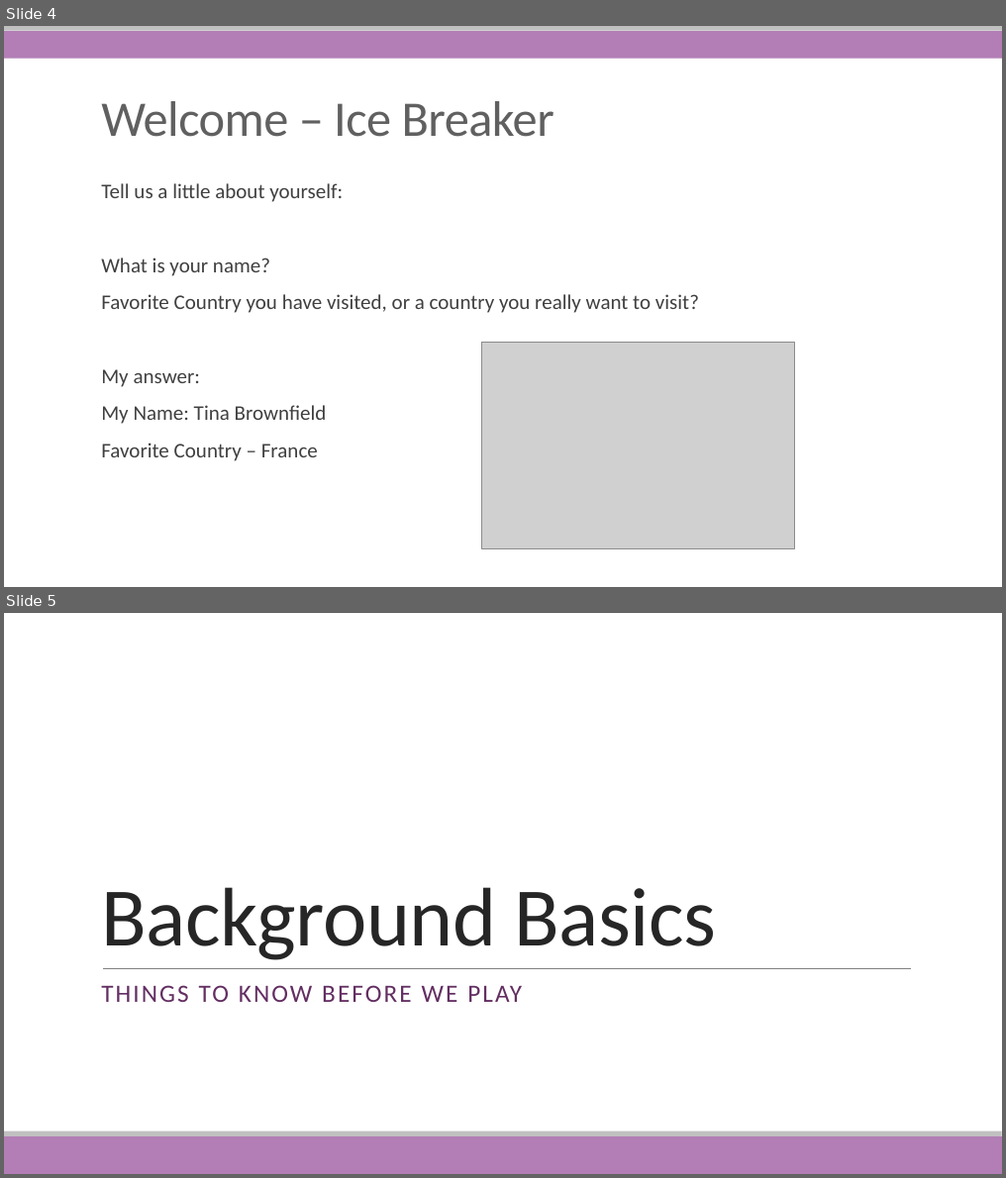
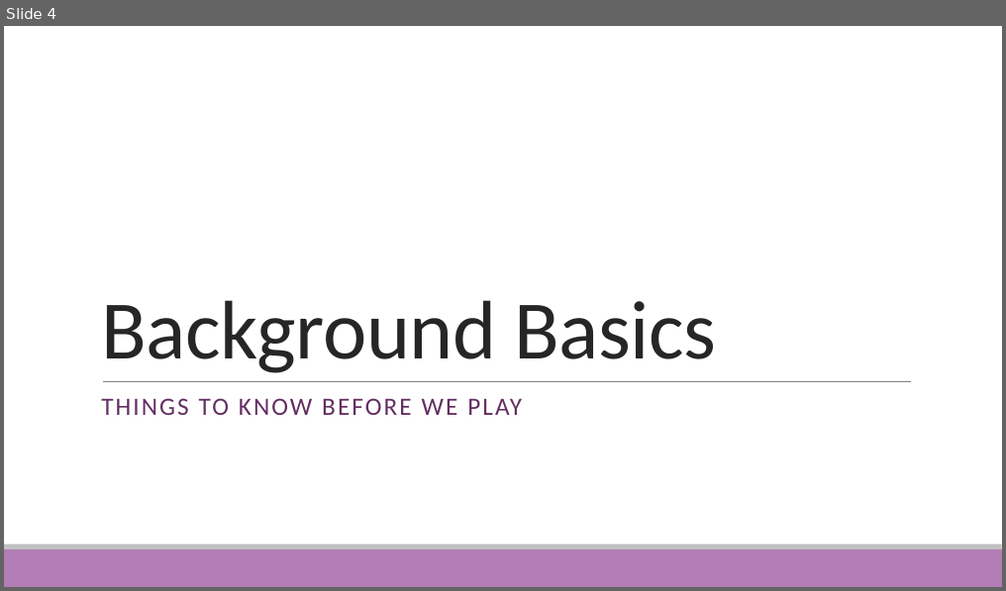
Before and after one commit to She-Codes-Now/Intro-to-SQL, a slide deck: Intro-SQL-SheCodesNow.pptx. Shown one above the other, each under a label of ours: slides 4 and 5 before the commit, slide 4 after it. The pictures are 1006x1178 and 1006x591 pixels, drawn with LibreOffice and Linux fonts; fonts in the diff are those of the drawing; grey boxes stand for pictures; background and template pictures are left out. Boxes give left, top, right and bottom in pixels: in the first picture for what was removed or moved away, otherwise in the second. Text is boxed around its words. In the diff, an @@ line names an element or a change of style, - is before the commit and + after.

```diff
--- a/Intro-SQL-SheCodesNow.pptx
+++ b/Intro-SQL-SheCodesNow.pptx
@@ slide 4 removed at (x1=4, y1=26, x2=1002, y2=587), background #FFFFFF @@
@@ rectangle removed at (x1=4, y1=31, x2=1002, y2=59) @@
@@ rectangle removed at (x1=4, y1=26, x2=1002, y2=31) @@
@@ title removed at (x1=101, y1=101, x2=554, y2=137) @@
-Welcome – Ice Breaker
@@ text removed at (x1=101, y1=183, x2=699, y2=462) @@
-  Tell us a little about yourself:
-  What is your name?
-  Favorite Country you have visited, or a country you really want to visit?
-  My answer:
-  My Name: Tina Brownfield
-  Favorite Country – France
@@ picture removed at (x1=481, y1=342, x2=795, y2=550) @@
@@ what was slide 5 is now slide 4 @@
```
Also in this commit, not shown: 4 slides changed, 1 slide added, 1 other file.
